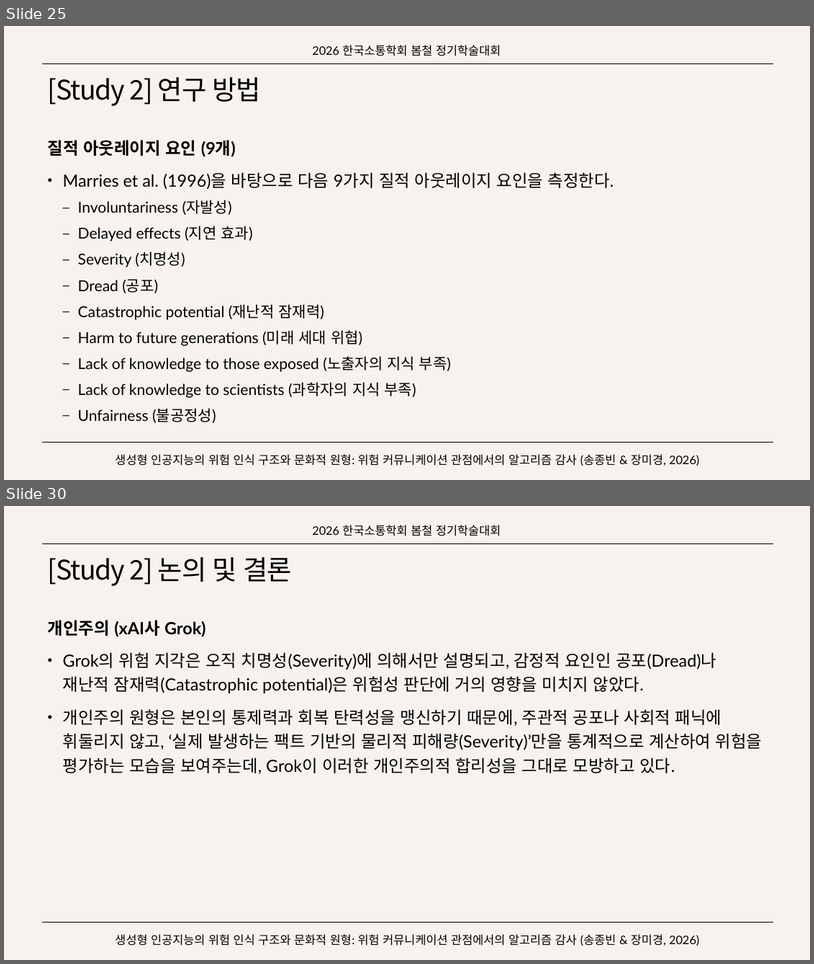
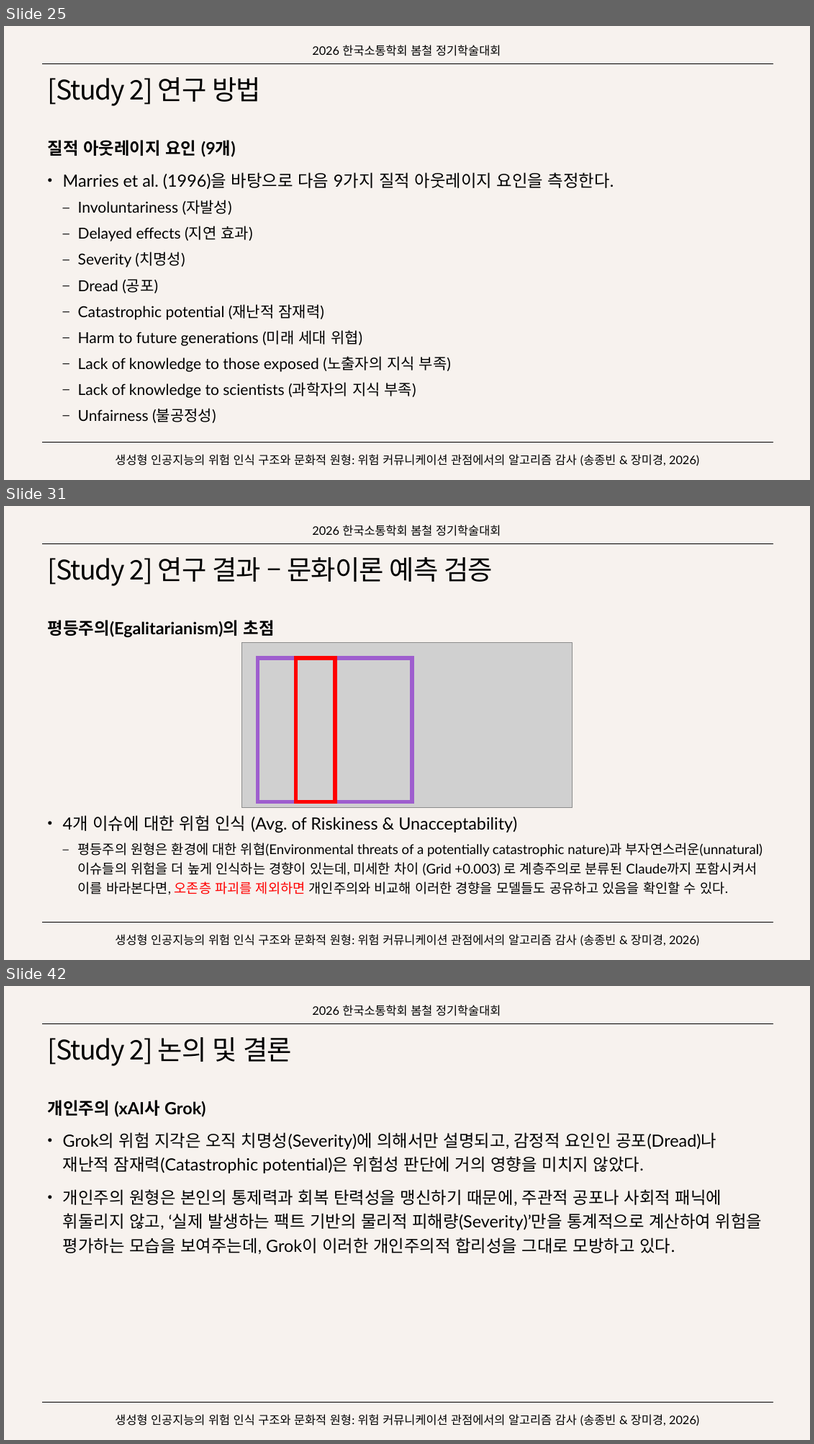
Before and after one commit to SongJongbeen/26-1, a slide deck: 연구/소통학회/생성형 인공지능의 위험 인식 구조와 문화적 원형.pptx. Shown one above the other, each under a label of ours: slides 25 and 30 before the commit, slides 25, 31 and 42 after it; the slides between them are not shown. The pictures are 814x964 and 814x1444 pixels, drawn with LibreOffice and Linux fonts; fonts in the diff are those of the drawing; grey boxes stand for pictures. Boxes give left, top, right and bottom in pixels: in the first picture for what was removed or moved away, otherwise in the second. Text is boxed around its words. In the diff, an @@ line names an element or a change of style, - is before the commit and + after.

```diff
--- a/연구/소통학회/생성형 인공지능의 위험 인식 구조와 문화적 원형.pptx
+++ b/연구/소통학회/생성형 인공지능의 위험 인식 구조와 문화적 원형.pptx
@@ slide 31 added at [4, 506, 810, 960], background #F7F2EE; not listed: 2 template elements that a slide beside it also shows @@
@@ text added at [312, 525, 501, 536], 14 pt, text #000000 @@
+2026 한국소통학회 봄철 정기학술대회
@@ title added at [48, 557, 494, 586], 32 pt, text #000000 @@
+[Study 2] 연구 결과 – 문화이론 예측 검증
@@ text added at [48, 620, 763, 895], 16 pt, text #000000 @@
+평등주의(Egalitarianism)의 초점
+• 4개 이슈에 대한 위험 인식 (Avg. of Riskiness & Unacceptability)
+  – 평등주의 원형은 환경에 대한 위협(Environmental threats of a potentially catastrophic nature)과 부자연스러운(unnatural) 이슈들의 위험을 더 높게 인식하는 경향이 있는데, 미세한 차이 (Grid +0.003) 로 계층주의로 분류된 Claude까지 포함시켜서 이를 바라본다면, 오존층 파괴를 제외하면 개인주의와 비교해 이러한 경향을 모델들도 공유하고 있음을 확인할 수 있다.
@@ picture added at [242, 643, 572, 808] @@
@@ rectangle added at [258, 658, 412, 802], outline #9E5ECE 4.5 pt @@
@@ rectangle added at [296, 658, 335, 802], outline #FF0000 4.5 pt @@
@@ text added at [115, 934, 700, 945], 14 pt, text #000000 @@
+생성형 인공지능의 위험 인식 구조와 문화적 원형: 위험 커뮤니케이션 관점에서의 알고리즘 감사 (송종빈 & 장미경, 2026)
@@ what was slide 30 is now slide 42 @@
```
Also in this commit, not shown: 9 slides changed, 6 other slides added, 16 other files.
